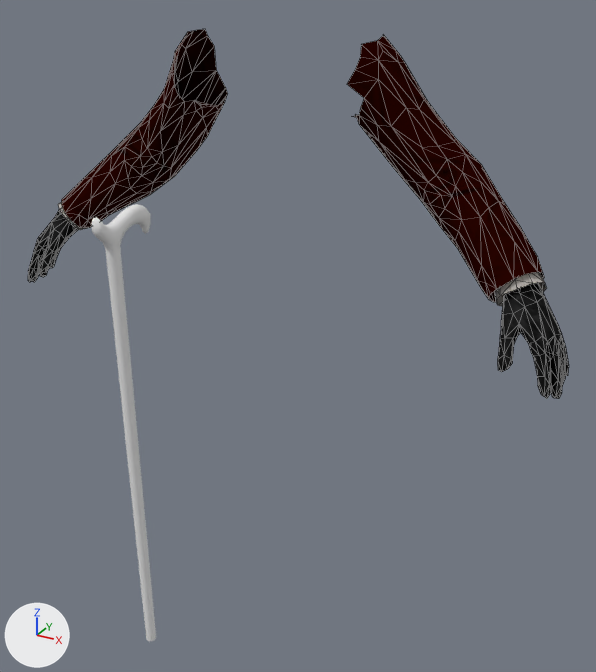
One commit to the Blender file sourceAssets/ShooterGame/cane.blend: the scene before it, then after it.
Rendered twice from a 50 mm camera at (0.957, -1.563, -0.006) aimed at (0.162, -0.119, -0.728). Every picture has the same lights, and +X, +Y and +Z are marked at lower left. Mesh edges are drawn as thin lines on the coarser meshes.

Objects in the first picture: 'PlayerModelMerged.001', 'walking_stick2_low'.
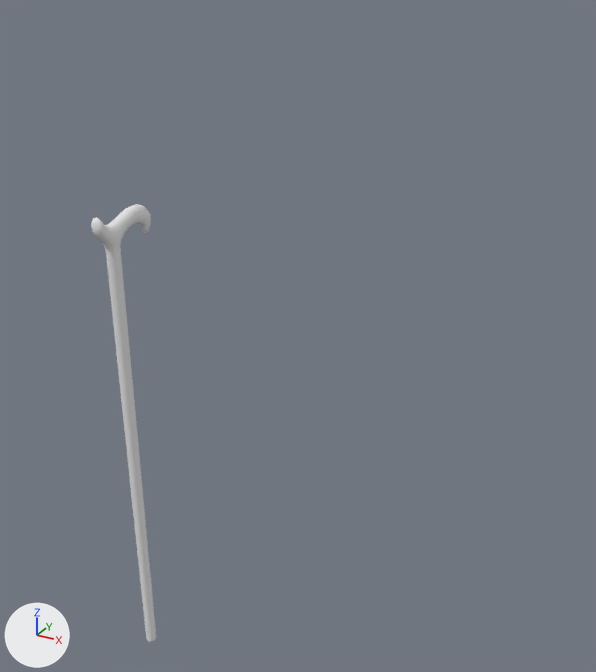
What differs and where, as boxes [x1, y1, x2, y2] in the pictures (596 x 672 px):
'PlayerModelMerged.001', hidden
    before: [28, 29, 569, 399]

Patch to the scene script:
```diff
--- a/sourceAssets/ShooterGame/cane.blend.py
+++ b/sourceAssets/ShooterGame/cane.blend.py
@@ ob_playermodelmerged_001 @@
 ob_playermodelmerged_001.scale = (0.01, 0.01, 0.01)
+ob_playermodelmerged_001.hide_set(True)
```
